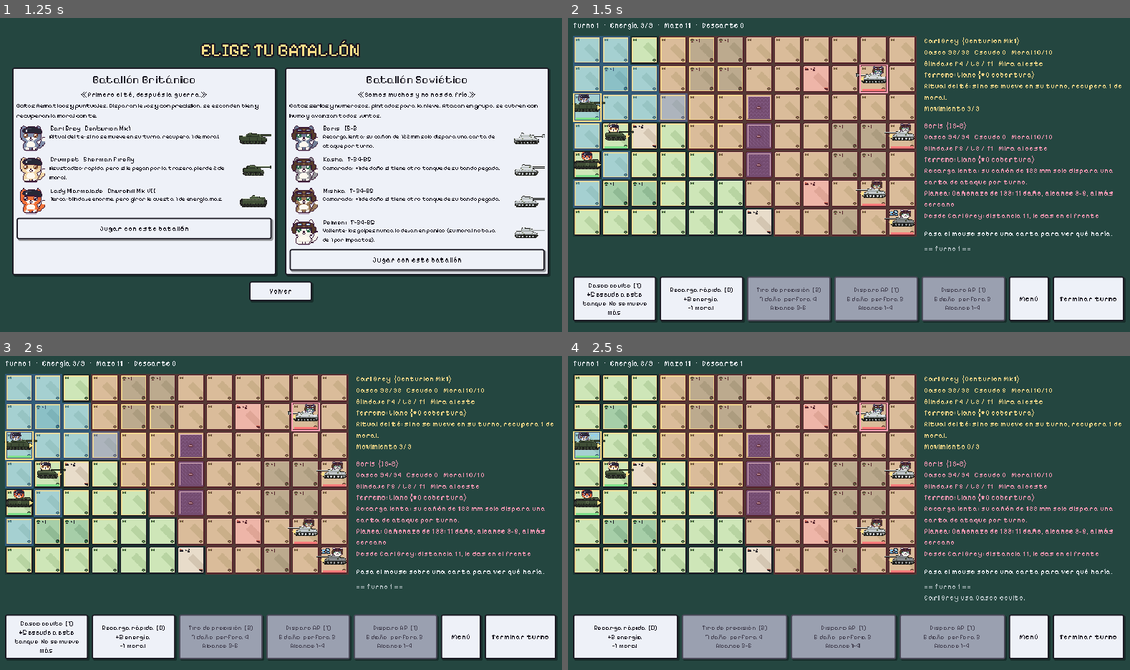
Above: before the commit, frames 1-4 (two rows, left to right).
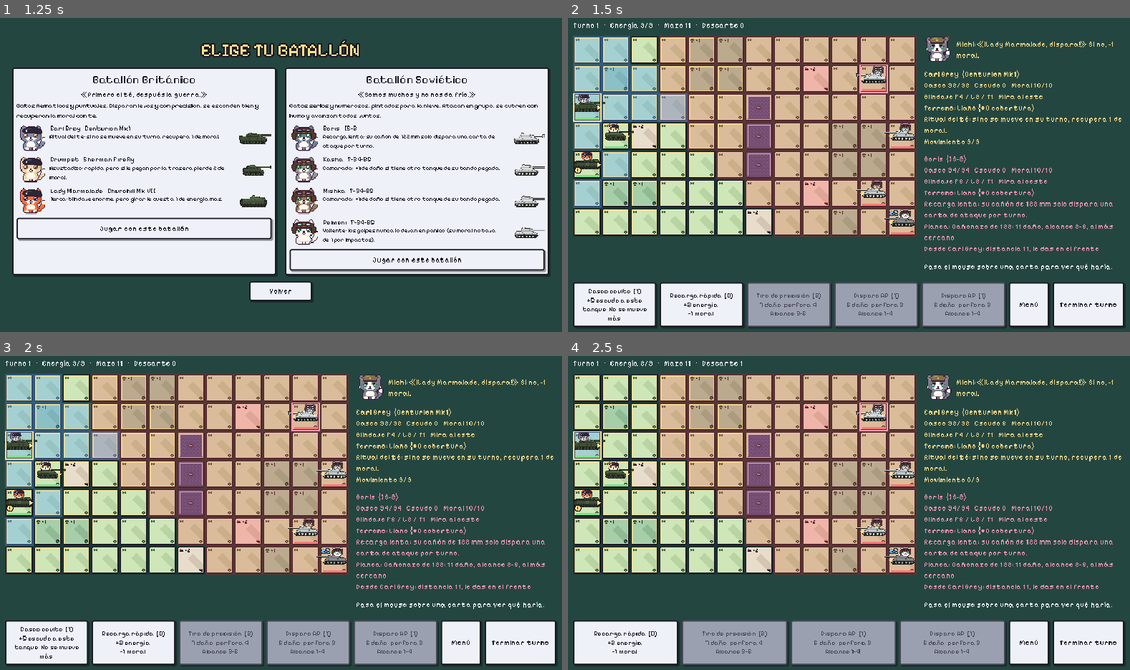
Above: after the commit, the same moments.

Repository: metaliaw/meowtillery
Game: Godot game, scene res://scenes/menu.tscn
Same seed, same stepped clock (60 frames per second), same inputs: the game is played once before the commit and once after it.
Inputs:
- Up to frame 1 (1.25 s): click "Iniciar juego" at 0.5 s
- Up to frame 2 (1.5 s): click "Jugar con este batallón" at 1.25 s
- Up to frame 3 (2 s): no input
- Up to frame 4 (2.5 s): click "Casco oculto [1] +5 escudo a …" at 2 s

Frame 1 is identical in both runs. In frame 2, 9.1% of the frame differs, in the area x 0-100%, y 5-99%; in frame 3, 9.1%; in frame 4, 9.0%.

Commit message:
Michi: inspección sorpresa con su manía Mandona
- La teniente Michi aparece en 1 de cada 3 batallas (segura tras 3 sin venir).
- Mandona: cada turno ordena a un tanque que ataque; si obedece, +1 energía
  el turno siguiente; si no, ese tanque pierde 1 de moral.
- Panel con Michi y su orden, ! en el tanque ordenado en el tablero.
- Registro de combate con lo más nuevo arriba y recortado, para que la mano
  no se salga de la pantalla.
- Pruebas de las órdenes y de la aparición garantizada.

Co-Authored-By: Claude Opus 5.5 <noreply@anthropic.com>

Diff:
--- a/scripts/combate.gd
+++ b/scripts/combate.gd
@@ -39,6 +39,14 @@
 var estado := "jugando"  # "jugando" | "victoria" | "derrota"
 var registro: Array = []
 var rng := RandomNumberGenerator.new()
+## Oficial al mando del pelotón (la teniente Michi). Vacío = sin oficial.
+## Se asigna antes de iniciar(). Con manía "mandona" da una orden por turno.
+var oficial: Dictionary = {}
+## Índice del aliado al que el oficial ordenó atacar este turno (-1 = ninguno).
+var orden := -1
+var orden_cumplida := false
+## Energía extra para el próximo turno (premio del oficial).
+var energia_extra := 0
 
 
 ## semilla >= 0 hace la partida reproducible (útil en pruebas).
@@ -68,6 +76,9 @@
 	turno = 0
 	estado = "jugando"
 	registro.clear()
+	orden = -1
+	orden_cumplida = false
+	energia_extra = 0
 	_iniciar_turno()
 
 
@@ -190,6 +201,8 @@
 	if c.has("dano"):
 		evento.emit("disparo")
 		actor["ataques_turno"] = int(actor.get("ataques_turno", 0)) + 1
+		if i_actor == orden:
+			orden_cumplida = true
 		var objetivo: Dictionary = enemigos[i_objetivo]
 		var lado := lado_de_impacto(objetivo, actor["pos"])
 		var dano := dano_de_carta(c, lado) + bonus_de_ataque(actor, c, objetivo)
@@ -231,6 +244,7 @@
 	descarte.append_array(mano)
 	mano.clear()
 	_cerrar_turno_de(aliados)
+	_revisar_orden()
 	evento.emit("turno")
 	_turno_enemigo()
 	_comprobar_fin()
@@ -394,7 +408,8 @@
 
 func _iniciar_turno() -> void:
 	turno += 1
-	energia = ENERGIA_POR_TURNO
+	energia = ENERGIA_POR_TURNO + energia_extra
+	energia_extra = 0
 	for u in aliados:
 		u["escudo"] = 0
 		u["mov_restante"] = u["movimiento"]
@@ -403,6 +418,36 @@
 	_robar(CARTAS_POR_TURNO)
 	_elegir_intenciones()
 	_anotar("== Turno %d ==" % turno)
+	_dar_orden()
+
+
+## Manía "mandona" del oficial: elige un tanque que pueda disparar y le ordena atacar.
+func _dar_orden() -> void:
+	orden = -1
+	orden_cumplida = false
+	if oficial.get("mania") != "mandona":
+		return
+	var candidatos: Array = []
+	for i in aliados.size():
+		if vivo(aliados[i]) and not en_panico(aliados[i]):
+			candidatos.append(i)
+	if candidatos.is_empty():
+		return
+	orden = candidatos[rng.randi_range(0, candidatos.size() - 1)]
+	_anotar("%s: «¡%s, dispara este turno!»" % [oficial["nombre"], aliados[orden]["nombre"]])
+
+
+## Al terminar el turno: premio si la orden se cumplió, reto si no.
+func _revisar_orden() -> void:
+	if orden < 0 or not vivo(aliados[orden]):
+		return
+	var u: Dictionary = aliados[orden]
+	if orden_cumplida:
+		energia_extra = 1
+		_anotar("%s: «Aceptable.» +1 energía el próximo turno." % oficial["nombre"])
+	else:
+		u["moral"] = maxi(u["moral"] - 1, 0)
+		_anotar("%s: «¿Y ese disparo, recluta?» %s pierde 1 de moral." % [oficial["nombre"], u["nombre"]])
 
 
 func _elegir_intenciones() -> void:
--- a/scripts/escena_combate.gd
+++ b/scripts/escena_combate.gd
@@ -11,6 +11,7 @@
 const Tablero := preload("res://scripts/tablero.gd")
 const Mapa := preload("res://scripts/mapa.gd")
 const Estilo := preload("res://scripts/estilo.gd")
+const Gato := preload("res://scripts/gato_animado.gd")
 
 const ESCENA_MENU := "res://scenes/menu.tscn"
 const LINEAS_DE_REGISTRO := 8
@@ -26,6 +27,10 @@
 var _ficha_objetivo: Label
 var _registro: Label
 var _vista_previa: Label
+var _michi: Gato
+var _fila_michi: HBoxContainer
+var _orden: Label
+var _orden_anterior := -2  # para que Michi reaccione solo cuando cambia la orden
 var _mano: HBoxContainer
 var _boton_turno: Button
 var _capa_final: CenterContainer
@@ -42,7 +47,11 @@
 	# Diferido: así no se reconstruye la UI dentro del clic que la disparó.
 	combate.cambio.connect(_refrescar, CONNECT_DEFERRED)
 	combate.evento.connect(Sonido.cola)
-	Partida.iniciar_combate(combate, Partida.jugador, Partida.rival)
+	var con_michi := Partida.nueva_batalla(combate)
+	_fila_michi.visible = con_michi
+	_orden_anterior = -2
+	if con_michi:
+		combate.registro.insert(0, "¡Inspección sorpresa! La teniente Michi toma el mando.")
 	actor_sel = 0
 	objetivo_sel = 0
 	_tablero.preparar(combate)
@@ -84,11 +93,25 @@
 	lateral.size_flags_horizontal = Control.SIZE_EXPAND_FILL
 	lateral.add_theme_constant_override("separation", 10)
 	medio.add_child(lateral)
+	# La teniente Michi, oficial al mando, con la orden del turno.
+	var fila_michi := HBoxContainer.new()
+	fila_michi.add_theme_constant_override("separation", 8)
+	lateral.add_child(fila_michi)
+	_fila_michi = fila_michi
+	_michi = Gato.new(2, load(Partida.OFICIAL["gato"]))
+	_michi.tooltip_text = Partida.OFICIAL["mania_texto"]
+	_michi.mouse_filter = Control.MOUSE_FILTER_STOP
+	fila_michi.add_child(_michi)
+	_orden = _etiqueta(fila_michi, Estilo.ACENTO)
+	_orden.size_flags_horizontal = Control.SIZE_EXPAND_FILL
+	_orden.size_flags_vertical = Control.SIZE_SHRINK_CENTER
 	_ficha_actor = _etiqueta(lateral, Color("ffe08a"))
 	_ficha_objetivo = _etiqueta(lateral, Color("ff9eb5"))
 	_vista_previa = _etiqueta(lateral, Color.WHITE)
 	_registro = _etiqueta(lateral, Color(1, 1, 1, 0.7))
 	_registro.size_flags_vertical = Control.SIZE_EXPAND_FILL
+	# Recorta en vez de crecer: si no, un registro largo empuja la mano fuera de la pantalla.
+	_registro.clip_text = true
 
 	var abajo := HBoxContainer.new()
 	abajo.add_theme_constant_override("separation", 8)
@@ -154,7 +177,10 @@
 	_tablero.movimiento = combate.casillas_de_movimiento(actor, actor["mov_restante"]) if jugando and combate.vivo(actor) else {}
 	_tablero.amenaza = combate.celdas_amenaza(objetivo) if jugando else {}
 	_tablero.alcance = _celdas_a_tiro(actor) if jugando and combate.vivo(actor) else {}
+	var ordenado: Dictionary = combate.aliados[combate.orden] if combate.orden >= 0 else {}
+	_tablero.orden_pos = ordenado["pos"] if jugando and not ordenado.is_empty() and combate.vivo(ordenado) else Vector2i(-1, -1)
 	_tablero.queue_redraw()
+	_refrescar_orden(ordenado)
 
 	_ficha_actor.text = _ficha(actor) + "\nMovimiento %d/%d" % [actor["mov_restante"], actor["movimiento"]]
 	var ficha_obj := _ficha(objetivo) + "\nPlanea: " + combate.texto_intencion(objetivo)
@@ -163,7 +189,10 @@
 			actor["nombre"], Mapa.distancia(actor["pos"], objetivo["pos"]),
 			combate.lado_de_impacto(objetivo, actor["pos"])]
 	_ficha_objetivo.text = ficha_obj
-	_registro.text = "\n".join(combate.registro.slice(-LINEAS_DE_REGISTRO))
+	# Lo más nuevo arriba: si no cabe todo, lo que se recorta es lo más viejo.
+	var ultimas: Array = combate.registro.slice(-LINEAS_DE_REGISTRO)
+	ultimas.reverse()
+	_registro.text = "\n".join(ultimas)
 
 	_vaciar(_mano)
 	for i in combate.mano.size():
@@ -173,6 +202,22 @@
 	_boton_turno.disabled = not jugando
 	_capa_final.visible = not jugando
 	_texto_final.text = "¡Victoria!" if combate.estado == "victoria" else "Derrota"
+
+
+func _refrescar_orden(ordenado: Dictionary) -> void:
+	if combate.oficial.is_empty():
+		return  # esta batalla no hubo inspección
+	if ordenado.is_empty():
+		_orden.text = "Michi: «Hoy no hay órdenes. No te acostumbres.»"
+	elif combate.orden_cumplida:
+		_orden.text = "Michi: «Aceptable.» +1 energía el próximo turno."
+	else:
+		_orden.text = "Michi: «¡%s, dispara!» Si no, -1 moral." % ordenado["nombre"]
+	# Gestos: enojada al dar una orden nueva, feliz (a su manera) cuando la cumplen.
+	var estado_orden := combate.orden + (100 if combate.orden_cumplida else 0)
+	if estado_orden != _orden_anterior and _michi.is_inside_tree():
+		_michi.animar("happy" if combate.orden_cumplida else "angry", 1.2)
+	_orden_anterior = estado_orden
 
 
 func _ficha(u: Dictionary) -> String:
--- a/scripts/partida.gd
+++ b/scripts/partida.gd
@@ -4,8 +4,31 @@
 
 const Datos := preload("res://scripts/datos.gd")
 
+## Oficial al mando de cualquier batallón: la teniente Michi.
+const OFICIAL := {
+	"id": "michi",
+	"nombre": "Teniente Michi",
+	"gato": "res://assets/gatos/michi.png",
+	"mania": "mandona",
+	"mania_texto": "Mandona: cada turno ordena a un tanque que ataque. Si obedece, +1 energía el turno siguiente; si no, ese tanque pierde 1 de moral.",
+}
+
+## Michi aparece de inspección sorpresa: con esta probabilidad en cada batalla,
+## y segura si lleva BATALLAS_SIN_MICHI_MAX batallas sin venir.
+const PROBABILIDAD_MICHI := 1.0 / 3.0
+const BATALLAS_SIN_MICHI_MAX := 3
+
 var jugador := "britanico"
 var rival := "sovietico"
+var batallas_sin_michi := 0
+
+
+## Arma la batalla elegida y decide si esta vez viene Michi. Devuelve si vino.
+func nueva_batalla(combate) -> bool:
+	var viene := batallas_sin_michi >= BATALLAS_SIN_MICHI_MAX or randf() < PROBABILIDAD_MICHI
+	batallas_sin_michi = 0 if viene else batallas_sin_michi + 1
+	iniciar_combate(combate, jugador, rival, -1, viene)
+	return viene
 
 
 static func batallones() -> Dictionary:
@@ -22,10 +45,12 @@
 
 
 ## Arma el combate: mazo = cartas generales + las del batallón propio.
-static func iniciar_combate(combate, id_jugador: String, id_rival: String, semilla: int = -1) -> void:
+## Con `con_michi`, la teniente Michi está al mando y da órdenes.
+static func iniciar_combate(combate, id_jugador: String, id_rival: String, semilla: int = -1, con_michi: bool = false) -> void:
 	var b := batallones()
 	var mazo: Array = Datos.leer("res://data/mazo_inicial.json")
 	mazo = mazo + b[id_jugador]["cartas"]
+	combate.oficial = OFICIAL if con_michi else {}
 	combate.iniciar(
 		Datos.leer("res://data/mapa.json"),
 		b[id_jugador]["unidades"],
--- a/scripts/tablero.gd
+++ b/scripts/tablero.gd
@@ -26,6 +26,8 @@
 var alcance: Dictionary = {}     # celdas a tiro de las cartas de ataque en mano
 var actor_pos := Vector2i(-1, -1)
 var objetivo_pos := Vector2i(-1, -1)
+## Tanque al que la teniente Michi le ordenó atacar este turno (se marca con "!").
+var orden_pos := Vector2i(-1, -1)
 ## Vista previa de la carta bajo el mouse: {celda: {"texto": "-6", "derriba": bool}}.
 var prevision: Dictionary = {}
 var _texturas: Dictionary = {}
@@ -76,8 +78,18 @@
 
 	_marco(actor_pos, COLOR_ACTOR)
 	_marco(objetivo_pos, COLOR_OBJETIVO)
+	if m.dentro(orden_pos):
+		_insignia_orden(orden_pos)
 	for celda in prevision:
 		_etiqueta_dano(celda, prevision[celda])
+
+
+## Círculo amarillo con "!" en la esquina inferior izquierda: la orden de Michi.
+func _insignia_orden(celda: Vector2i) -> void:
+	var centro := Vector2(celda * TAM) + Vector2(11, TAM - 20)
+	draw_circle(centro, 8, COLOR_TINTA)
+	draw_circle(centro, 6, COLOR_ACTOR)
+	draw_string(get_theme_default_font(), centro + Vector2(-3, 6), "!", HORIZONTAL_ALIGNMENT_LEFT, -1, 16, COLOR_TINTA)
 
 
 ## Cartelito con el daño que entraría, pegado arriba de la unidad. Rojo si la derriba.
--- a/scripts/tutorial.gd
+++ b/scripts/tutorial.gd
@@ -37,7 +37,7 @@
 		"anim": "alert",
 	},
 	{
-		"texto": "Y ella es la teniente Michi, que explica las cartas. Un consejo: no intentes hacerle cariño.",
+		"texto": "Y ella es la teniente Michi, que explica las cartas. A veces aparece en batalla de inspección sorpresa y da órdenes: obedécela. Y un consejo: no intentes hacerle cariño.",
 		"anim": "alert",
 	},
 	{
--- a/tests/test_combate.gd
+++ b/tests/test_combate.gd
@@ -35,6 +35,7 @@
 	_probar_batallones()
 	_probar_manias()
 	_probar_cartas_de_batallon()
+	_probar_michi()
 	print("\nTODO OK" if _fallos == 0 else "\n%d FALLOS" % _fallos)
 	quit(1 if _fallos > 0 else 0)
 
@@ -347,6 +348,39 @@
 	_comprobar(s.bonus_de_ataque(kasha, s.cartas["disparo_ap"], s.enemigos[0]) == 0, "camarada solo, sin bono")
 
 
+func _probar_michi() -> void:
+	var sin := _batalla()
+	_comprobar(sin.oficial.is_empty() and sin.orden == -1, "sin inspección no hay órdenes")
+
+	var c := Combate.new()
+	PartidaScript.iniciar_combate(c, "britanico", "sovietico", 7, true)
+	_comprobar(c.orden >= 0 and c.orden < c.aliados.size(), "con Michi, un tanque recibe la orden")
+	var i_crumpet := _indice(c.aliados, "crumpet")
+	c.orden = i_crumpet  # Crumpet no tiene manía de moral que enrede la cuenta
+	var crumpet: Dictionary = c.aliados[i_crumpet]
+	c.enemigos[0]["pos"] = crumpet["pos"] + Vector2i(3, 0)
+	c.mano = ["disparo_ap"]
+	_enemigos_quietos(c)
+	c.jugar_carta(0, i_crumpet, 0)
+	_comprobar(c.orden_cumplida, "si el tanque ordenado ataca, la orden se cumple")
+	c.terminar_turno()
+	_comprobar(c.energia == Combate.ENERGIA_POR_TURNO + 1, "orden cumplida: +1 energía el turno siguiente")
+
+	c.orden = i_crumpet
+	c.orden_cumplida = false
+	var moral_antes: int = crumpet["moral"]
+	_enemigos_quietos(c)
+	c.terminar_turno()
+	_comprobar(crumpet["moral"] == moral_antes - 1, "orden ignorada: el ordenado pierde 1 de moral")
+	_comprobar(c.energia == Combate.ENERGIA_POR_TURNO, "y no hay energía extra")
+
+	var p := PartidaScript.new()
+	p.batallas_sin_michi = PartidaScript.BATALLAS_SIN_MICHI_MAX
+	_comprobar(p.nueva_batalla(Combate.new()), "tras 3 batallas sin Michi, viene seguro")
+	_comprobar(p.batallas_sin_michi == 0, "y el contador vuelve a 0")
+	p.free()
+
+
 func _probar_cartas_de_batallon() -> void:
 	var b := _batalla()
 	b.mano = ["te", "casco_oculto"]
